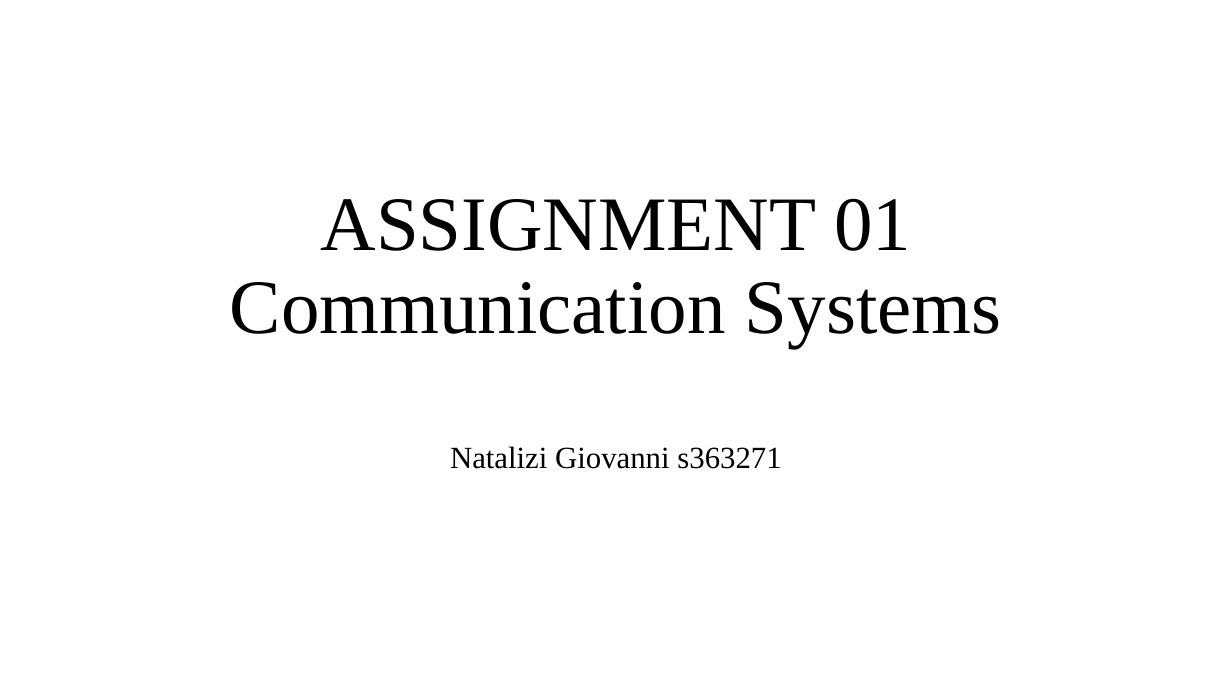
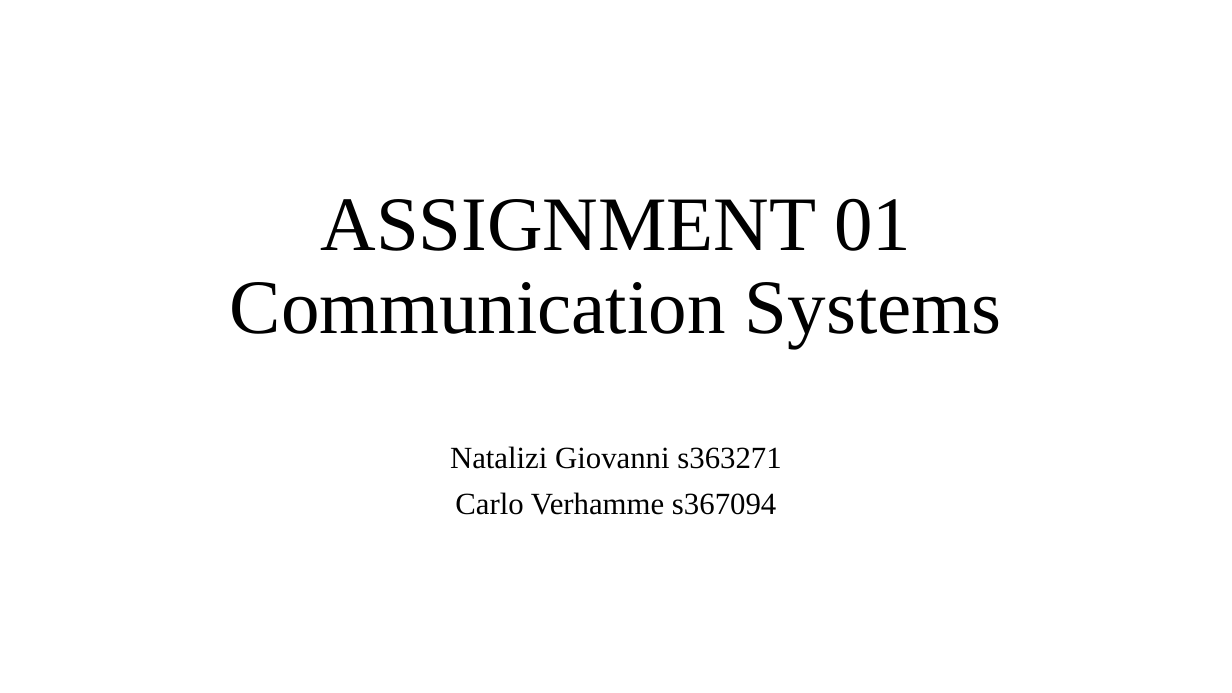
Before and after one commit to carloverhamme/communication_systems, a slide deck: slide 1 of NATALIZI_A1.pptx. Drawn at 1232x693 pixels with LibreOffice and Linux fonts; fonts in the diff are those of the drawing. Boxes give left, top, right and bottom in pixels: in the first picture for what was removed or moved away, otherwise in the second. Text is boxed around its words. In the diff, an @@ line names an element or a change of style, - is before the commit and + after.

```diff
--- a/NATALIZI_A1.pptx
+++ b/NATALIZI_A1.pptx
@@ subtitle at [455, 492, 776, 515]: paragraph added @@
+Carlo Verhamme s367094
```
